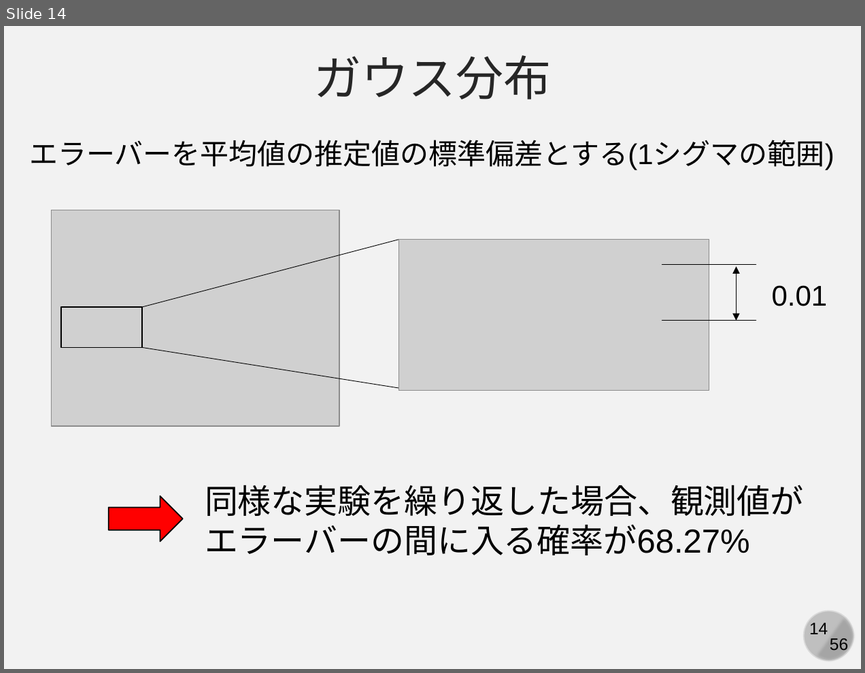
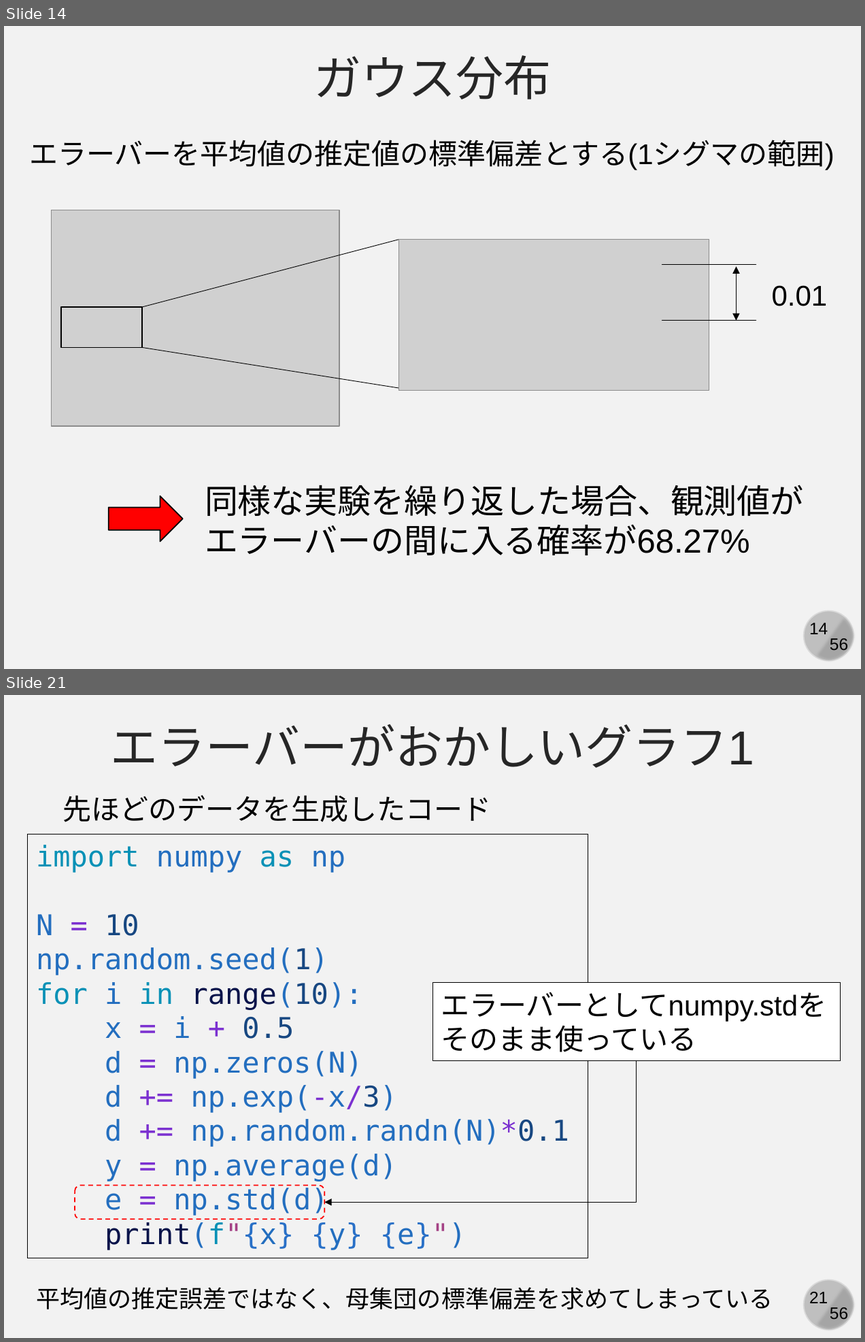
Before and after one commit to kaityo256/simulation_engineering, a slide deck: 03_mc_advanced/simulation03.pptx. Shown one above the other, each under a label of ours: slide 14 before the commit, slides 14 and 21 after it; the slides between them are not shown. The pictures are 865x673 and 865x1342 pixels, drawn with LibreOffice and Linux fonts; fonts in the diff are those of the drawing; grey boxes stand for pictures. Boxes give left, top, right and bottom in pixels: in the first picture for what was removed or moved away, otherwise in the second. Text is boxed around its words. In the diff, an @@ line names an element or a change of style, - is before the commit and + after.

```diff
--- a/03_mc_advanced/simulation03.pptx
+++ b/03_mc_advanced/simulation03.pptx
@@ slide 21 added at (x1=4, y1=695, x2=861, y2=1338), background #F2F2F2; not listed: 4 template elements that a slide beside it also shows @@
@@ text added at (x1=110, y1=724, x2=754, y2=768), 40 pt, text #262626 @@
+エラーバーがおかしいグラフ1
@@ text added at (x1=63, y1=795, x2=492, y2=822), 24 pt, text #000000 @@
+先ほどのデータを生成したコード
@@ rectangle added at (x1=28, y1=834, x2=588, y2=1258), outline #000000 0.75 pt, 24 pt, text #236EBF @@
+import numpy as np
+N = 10
+np.random.seed(1)
+for i in range(10):
+x = i + 0.5
+d = np.zeros(N)
+d += np.exp(-x/3)
+d += np.random.randn(N)*0.1
+y = np.average(d)
+e = np.std(d)
+print(f"{x} {y} {e}")
@@ rectangle added at (x1=432, y1=983, x2=840, y2=1061), fill #FFFFFF, outline #000000 0.75 pt, 24 pt, text #000000 @@
+エラーバーとしてnumpy.stdを
+そのまま使っている
@@ elbow arrow added from (636, 1061) to (324, 1202), #000000 0.5 pt @@
@@ rounded rectangle added at (x1=75, y1=1185, x2=324, y2=1219), outline #FF0000 1 pt dashed @@
@@ text added at (x1=36, y1=1287, x2=773, y2=1309), 20 pt, text #000000 @@
+平均値の推定誤差ではなく、母集団の標準偏差を求めてしまっている
```
Also in this commit, not shown: 3 slides changed, 8 other slides added, 1 slide removed, 11 other files.
